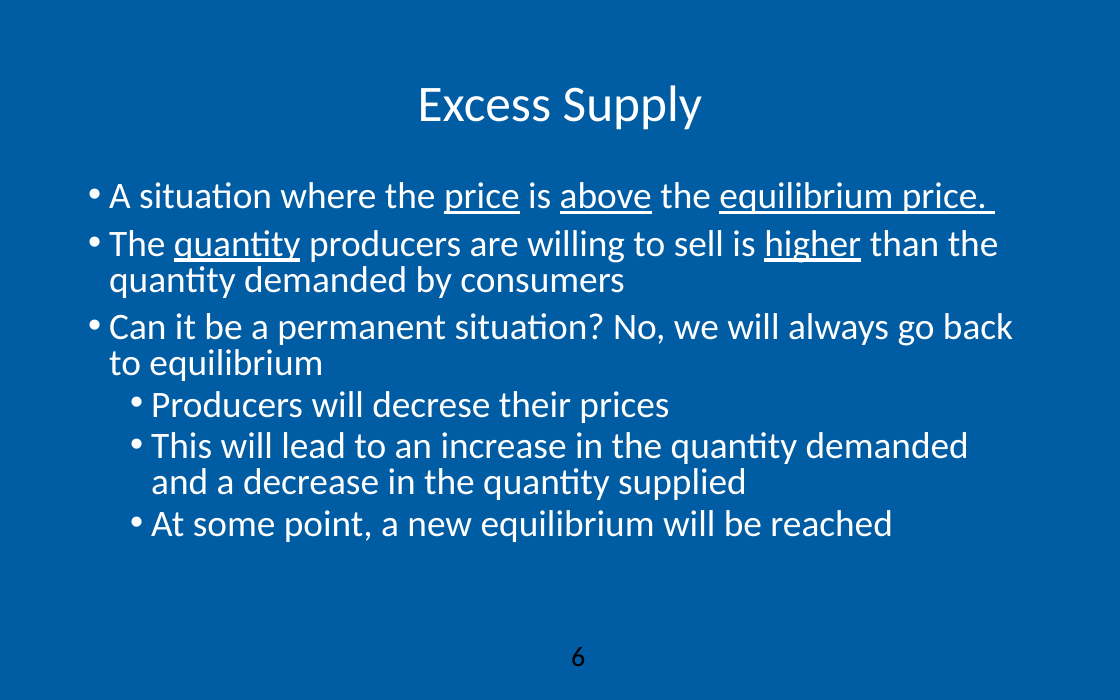
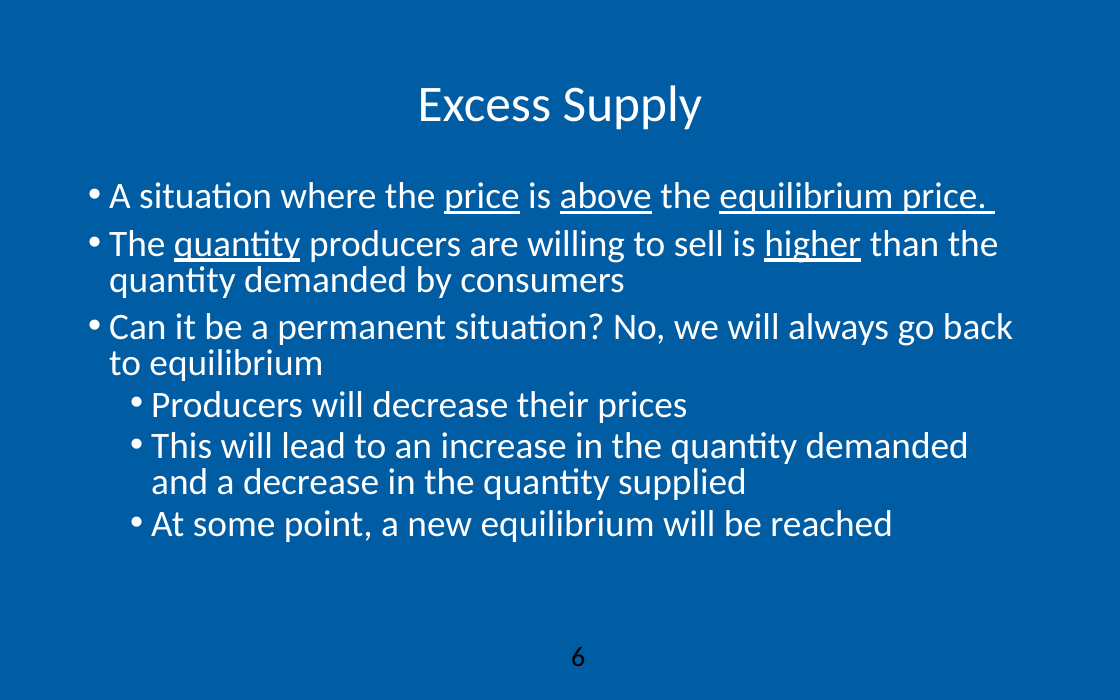
Before and after one commit to AEGDDI/idr305, a slide deck: slide 6 of lectures/L6.pptx. Drawn at 1120x700 pixels with LibreOffice and Linux fonts; fonts in the diff are those of the drawing; background and template pictures are left out. Boxes give left, top, right and bottom in pixels: in the first picture for what was removed or moved away, otherwise in the second. Text is boxed around its words. In the diff, an @@ line names an element or a change of style, - is before the commit and + after.

```diff
--- a/lectures/L6.pptx
+++ b/lectures/L6.pptx
@@ text at [151,391,687,423]: text changed @@
-  • Producers will decrese their prices
+  • Producers will decrease their prices
```
Also in this commit, not shown: 3 other slides changed, 1 other file.
